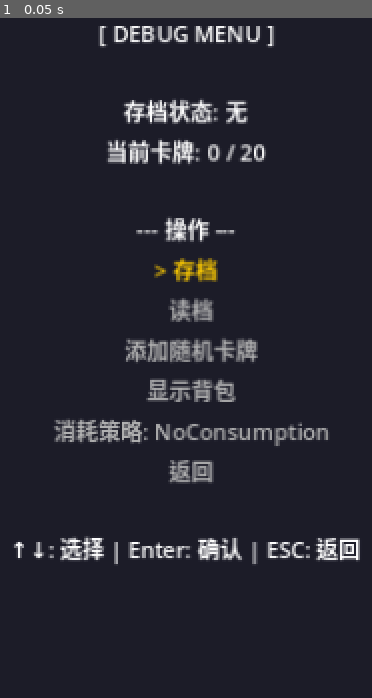
Above: before the commit, frame 1.
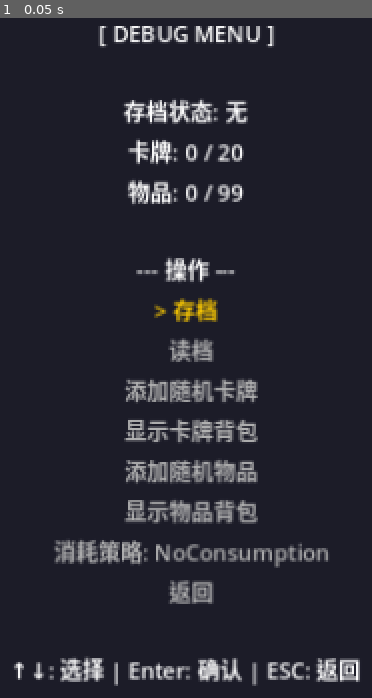
Above: after the commit, the same moment.

Repository: owofile/gambler
Game: Godot game, scene res://scenes/Thryzhn/UI_Scenes/debug/debug.tscn
Two runs of this game, one before a commit and one after it. Both use one fixed random seed, a clock stepped at 60 frames per second and the inputs below. This scene is started directly instead of the project's main scene.
Inputs:
- Up to frame 1 (0.05 s): no input

The runs differ from the first frame. In frame 1, 12% of the frame differs, in the area x 3-97%, y 17-99%.

Commit message:
Add item inventory support to DebugMenu
## DebugMenu Updates (debug_menu.gd)
- Added OPTION_ADD_ITEM and OPTION_SHOW_ITEMS options
- Added item_info_label to display item count
- _add_random_item(): Add random item from item prototypes with random quantity
- _show_inventory_cards(): Show card inventory (renamed from _show_inventory)
- _show_inventory_items(): Show item inventory
- _update_cards_display(): Display card backpack contents
- _update_items_display(): Display item backpack contents
- _inventory_mode variable to track which inventory is being shown

## DebugMenu Scene Updates (debug.tscn)
- Added ItemInfo label (物品: 0 / 99)
- Added Option4 (添加随机物品) and Option5 (显示物品背包)
- Added Option6 for deck policy
- Updated Option3 to show card backpack
- Total options: 8 (0-7)

## New Menu Structure
0. 存档
1. 读档
2. 添加随机卡牌
3. 显示卡牌背包
4. 添加随机物品
5. 显示物品背包
6. 消耗策略
7. 返回

Diff:
--- a/scenes/Thryzhn/UI_Scenes/debug/debug.tscn
+++ b/scenes/Thryzhn/UI_Scenes/debug/debug.tscn
@@ -35,7 +35,12 @@
 
 [node name="CardInfo" type="Label" parent="Panel/VBox"]
 layout_mode = 2
-text = "卡牌数量: 0"
+text = "卡牌: 0 / 20"
+horizontal_alignment = 1
+
+[node name="ItemInfo" type="Label" parent="Panel/VBox"]
+layout_mode = 2
+text = "物品: 0 / 99"
 horizontal_alignment = 1
 
 [node name="Separator2" type="Label" parent="Panel/VBox"]
@@ -67,15 +72,25 @@
 
 [node name="Option3" type="Label" parent="Panel/VBox/Options"]
 layout_mode = 2
-text = "  显示背包"
+text = "  显示卡牌背包"
 horizontal_alignment = 1
 
 [node name="Option4" type="Label" parent="Panel/VBox/Options"]
 layout_mode = 2
+text = "  添加随机物品"
+horizontal_alignment = 1
+
+[node name="Option5" type="Label" parent="Panel/VBox/Options"]
+layout_mode = 2
+text = "  显示物品背包"
+horizontal_alignment = 1
+
+[node name="Option6" type="Label" parent="Panel/VBox/Options"]
+layout_mode = 2
 text = "  消耗策略: NoConsumption"
 horizontal_alignment = 1
 
-[node name="Option5" type="Label" parent="Panel/VBox/Options"]
+[node name="Option7" type="Label" parent="Panel/VBox/Options"]
 layout_mode = 2
 text = "  返回"
 horizontal_alignment = 1
--- a/scenes/Thryzhn/UI_Scenes/debug/gd/debug_menu.gd
+++ b/scenes/Thryzhn/UI_Scenes/debug/gd/debug_menu.gd
@@ -3,10 +3,12 @@
 const OPTION_SAVE := 0
 const OPTION_LOAD := 1
 const OPTION_ADD_CARD := 2
-const OPTION_SHOW_INVENTORY := 3
-const OPTION_DECK_POLICY := 4
-const OPTION_BACK := 5
-const OPTION_COUNT := 6
+const OPTION_SHOW_CARDS := 3
+const OPTION_ADD_ITEM := 4
+const OPTION_SHOW_ITEMS := 5
+const OPTION_DECK_POLICY := 6
+const OPTION_BACK := 7
+const OPTION_COUNT := 8
 
 const INPUT_DELAY := 0.2
 
@@ -15,13 +17,16 @@
 
 @onready var save_info_label: Label = $Panel/VBox/SaveInfo
 @onready var card_info_label: Label = $Panel/VBox/CardInfo
+@onready var item_info_label: Label = $Panel/VBox/ItemInfo
 @onready var option_labels: Array = [
 	$Panel/VBox/Options/Option0,
 	$Panel/VBox/Options/Option1,
 	$Panel/VBox/Options/Option2,
 	$Panel/VBox/Options/Option3,
 	$Panel/VBox/Options/Option4,
-	$Panel/VBox/Options/Option5
+	$Panel/VBox/Options/Option5,
+	$Panel/VBox/Options/Option6,
+	$Panel/VBox/Options/Option7
 ]
 @onready var inventory_panel: ColorRect = $Panel/InventoryPanel
 @onready var inventory_label: Label = $Panel/InventoryPanel/InventoryScroll/InventoryLabel
@@ -30,6 +35,7 @@
 var _input_cooldown: float = 0.0
 var _inventory_visible: bool = false
 var _deck_policy_index: int = 0
+var _inventory_mode: int = 0  # 0=cards, 1=items
 
 var DECK_POLICIES: Array = [
 	NoConsumptionPolicy,
@@ -85,8 +91,12 @@
 			return "读档"
 		OPTION_ADD_CARD:
 			return "添加随机卡牌"
-		OPTION_SHOW_INVENTORY:
-			return "显示背包"
+		OPTION_SHOW_CARDS:
+			return "显示卡牌背包"
+		OPTION_ADD_ITEM:
+			return "添加随机物品"
+		OPTION_SHOW_ITEMS:
+			return "显示物品背包"
 		OPTION_DECK_POLICY:
 			return "消耗策略: " + _get_deck_policy_name(_deck_policy_index)
 		OPTION_BACK:
@@ -101,8 +111,12 @@
 			_load_game()
 		OPTION_ADD_CARD:
 			_add_random_card()
-		OPTION_SHOW_INVENTORY:
-			_show_inventory()
+		OPTION_SHOW_CARDS:
+			_show_inventory_cards()
+		OPTION_ADD_ITEM:
+			_add_random_item()
+		OPTION_SHOW_ITEMS:
+			_show_inventory_items()
 		OPTION_DECK_POLICY:
 			_cycle_deck_policy()
 		OPTION_BACK:
@@ -129,20 +143,60 @@
 	if card:
 		_update_all()
 
-func _show_inventory() -> void:
+func _add_random_item() -> void:
+	var data_manager = get_node_or_null("/root/DataManager")
+	if data_manager == null:
+		return
+	var all_ids = data_manager.item_registry.get_prototype_ids()
+	if all_ids.size() == 0:
+		print("[DebugMenu] No item prototypes found")
+		return
+	var random_id = all_ids[randi() % all_ids.size()]
+	var item = InvMgr.add_item(random_id, randi() % 5 + 1)
+	if item:
+		print("[DebugMenu] Added item: %s (qty: %d)" % [random_id, item.get_quantity()])
+		_update_all()
+
+func _show_inventory_cards() -> void:
+	_inventory_mode = 0
 	_inventory_visible = !_inventory_visible
 	inventory_panel.visible = _inventory_visible
 	if _inventory_visible:
 		_update_inventory_display()
 
+func _show_inventory_items() -> void:
+	_inventory_mode = 1
+	_inventory_visible = !_inventory_visible
+	inventory_panel.visible = _inventory_visible
+	if _inventory_visible:
+		_update_inventory_display()
+
 func _update_inventory_display() -> void:
-	var text = "卡牌数量: %d / %d\n\n" % [CardMgr.get_deck_size(), CardMgr.MAX_DECK_SIZE]
+	if _inventory_mode == 0:
+		_update_cards_display()
+	else:
+		_update_items_display()
+
+func _update_cards_display() -> void:
+	var text = "=== 卡牌背包 ===\n"
+	text += "卡牌数量: %d / %d\n\n" % [CardMgr.get_deck_size(), CardMgr.MAX_DECK_SIZE]
 	var all_cards = CardMgr.get_all_cards()
 	if all_cards.size() == 0:
 		text += "(空)"
 	else:
 		for card in all_cards:
 			text += "- %s\n" % card.get_prototype_id()
+	inventory_label.text = text
+
+func _update_items_display() -> void:
+	var text = "=== 物品背包 ===\n"
+	text += "物品数量: %d / %d\n\n" % [InvMgr.get_inventory_size(), InvMgr.MAX_SIZE]
+	var all_items = InvMgr.get_all_items()
+	if all_items.size() == 0:
+		text += "(空)"
+	else:
+		for item in all_items:
+			text += "- %s x%d\n" % [item.get_prototype_id(), item.get_quantity()]
 	inventory_label.text = text
 
 func _get_deck_policy_name(index: int) -> String:
@@ -167,7 +221,8 @@
 	else:
 		save_info_label.text = "存档状态: 无"
 
-	card_info_label.text = "当前卡牌: %d / %d" % [CardMgr.get_deck_size(), CardMgr.MAX_DECK_SIZE]
+	card_info_label.text = "卡牌: %d / %d" % [CardMgr.get_deck_size(), CardMgr.MAX_DECK_SIZE]
+	item_info_label.text = "物品: %d / %d" % [InvMgr.get_inventory_size(), InvMgr.MAX_SIZE]
 	_update_selection_display()
 
 func _handle_cancel() -> void:
